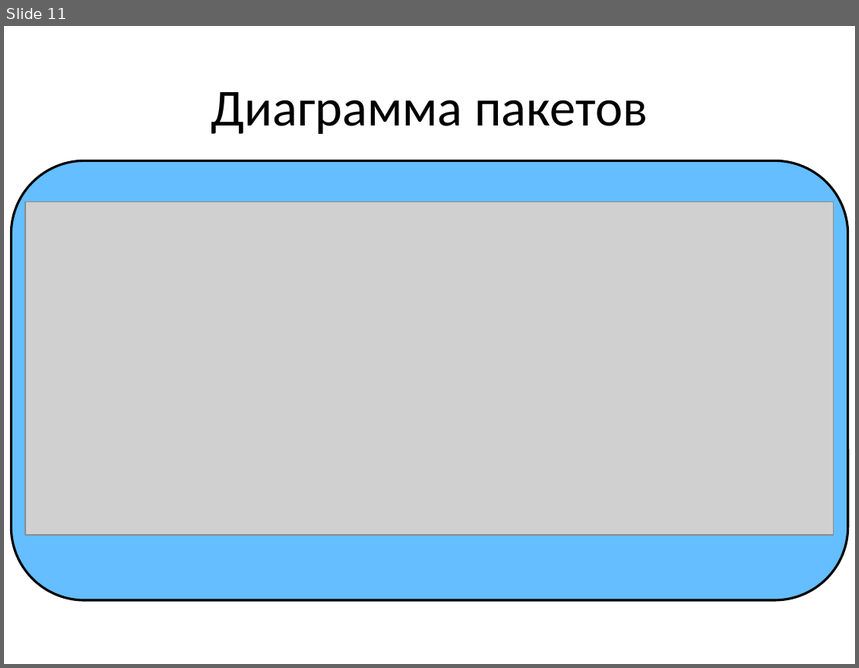
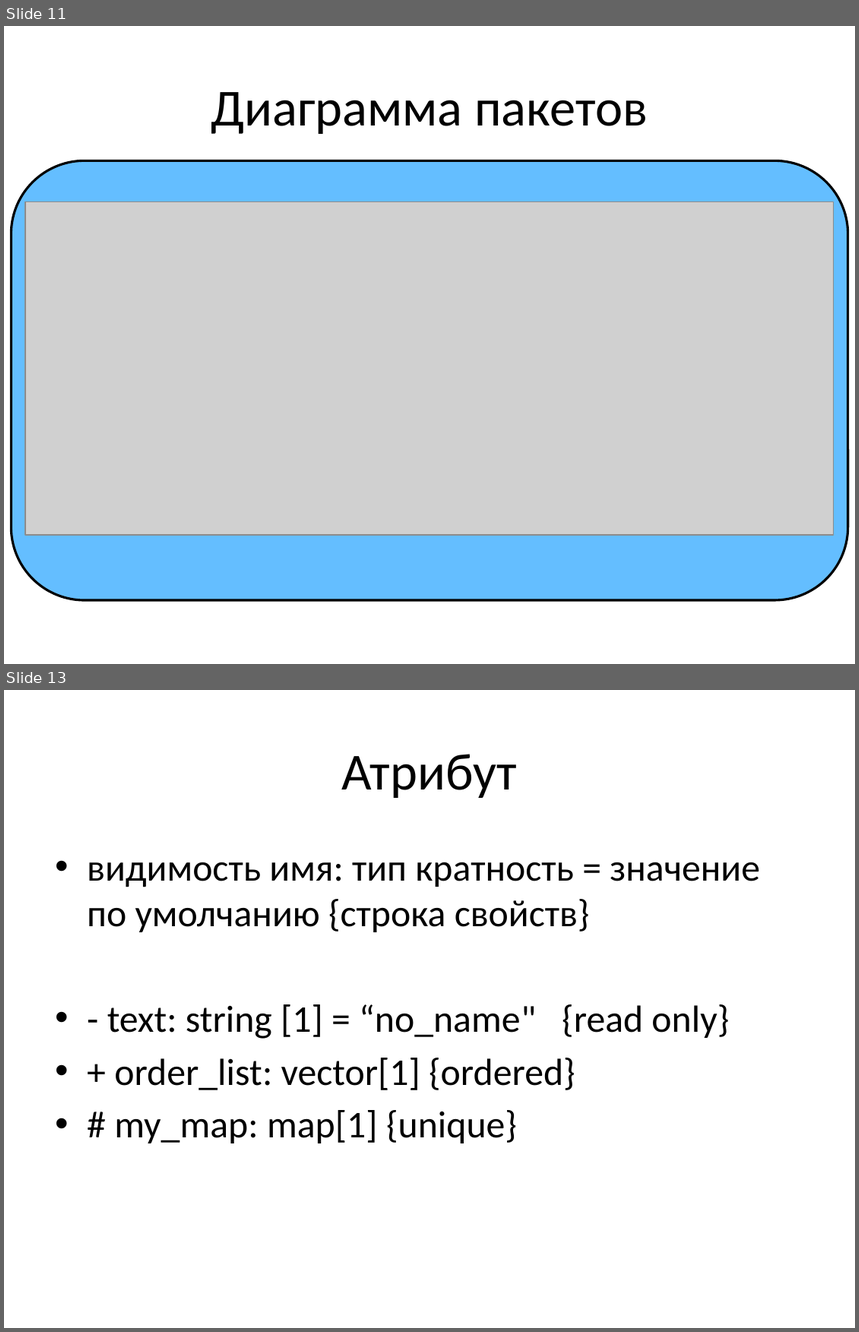
Before and after one commit to russov/cpp_craft_1013, a slide deck: lections/cpp_craft_lec_8_pre.pptx. Shown one above the other, each under a label of ours: slide 11 before the commit, slides 11 and 13 after it; the slides between them are not shown. The pictures are 859x668 and 859x1332 pixels, drawn with LibreOffice and Linux fonts; fonts in the diff are those of the drawing; grey boxes stand for pictures. Boxes give left, top, right and bottom in pixels: in the first picture for what was removed or moved away, otherwise in the second. Text is boxed around its words. In the diff, an @@ line names an element or a change of style, - is before the commit and + after.

```diff
--- a/lections/cpp_craft_lec_8_pre.pptx
+++ b/lections/cpp_craft_lec_8_pre.pptx
@@ slide 13 added at <box>4,690,855,1328</box>, background #FFFFFF @@
@@ title added at <box>342,754,517,798</box>, 44 pt, text #000000 @@
+Атрибут
@@ text added at <box>87,862,760,1144</box>, 32 pt, text #000000 @@
+• видимость имя: тип кратность = значение по умолчанию {строка свойств}
+• - text: string [1] = “no_name" {read only}
+• + order_list: vector[1] {ordered}
+• # my_map: map[1] {unique}
```
Also in this commit, not shown: 4 slides changed, 5 other slides added.
